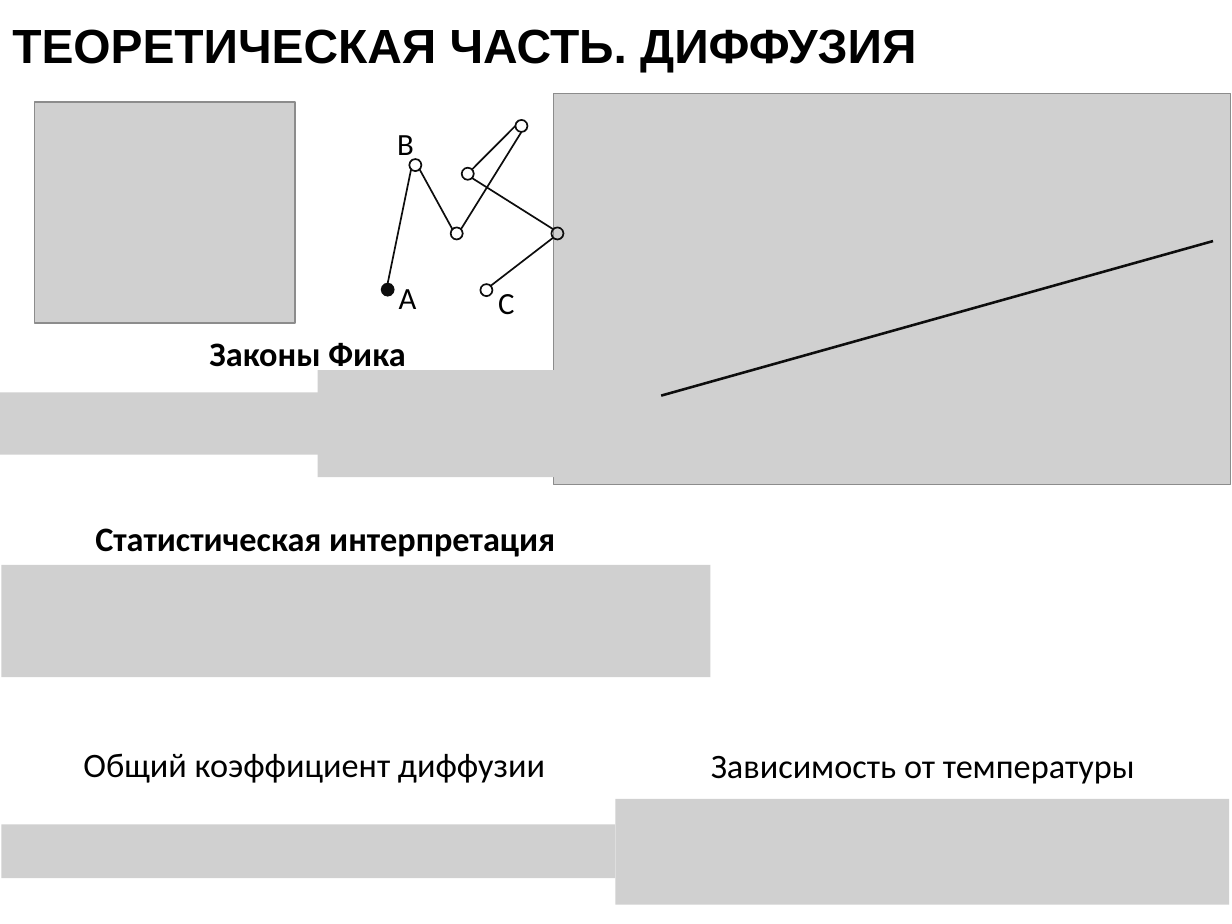
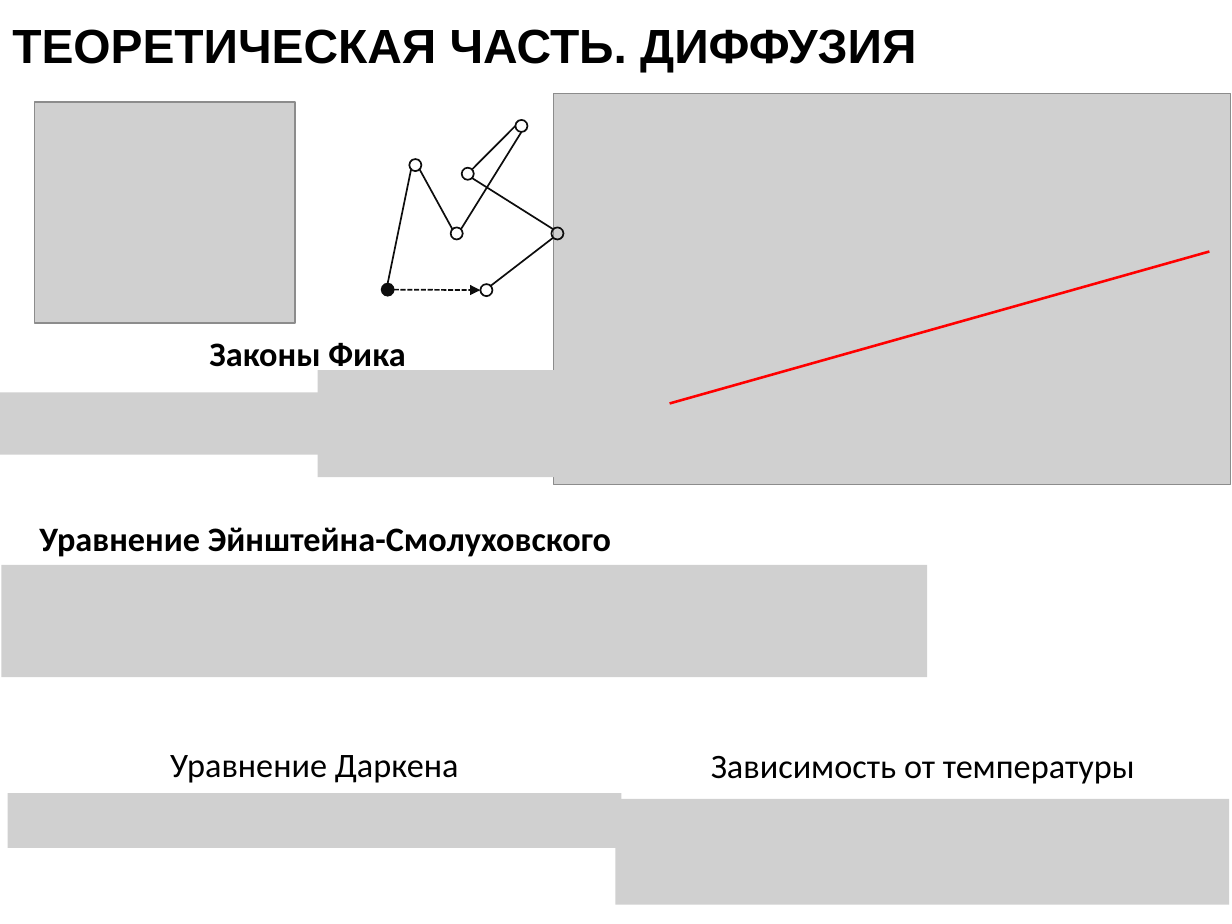
Before and after one commit to EnglishBeach/Diplom-work, a slide deck: slide 4 of Статья/Презентация.pptx. Drawn at 1232x924 pixels with LibreOffice and Linux fonts; fonts in the diff are those of the drawing; grey boxes stand for pictures; background and template pictures are left out. Boxes give left, top, right and bottom in pixels: in the first picture for what was removed or moved away, otherwise in the second. Text is boxed around its words. In the diff, an @@ line names an element or a change of style, - is before the commit and + after.

```diff
--- a/Статья/Презентация.pptx
+++ b/Статья/Презентация.pptx
@@ text removed at bbox=[397, 135, 414, 163] @@
-B
@@ line moved from (662, 395) - (1214, 241) to (670, 403) - (1210, 251) @@
@@ line (670, 403) - (1210, 251): stroke #0D0D0D 1.5 pt to #FF0000 1.5 pt @@
@@ arrow added from (394, 290) to (480, 291), #0D0D0D 1 pt dashed @@
@@ text removed at bbox=[399, 289, 417, 309] @@
-A
@@ text removed at bbox=[498, 294, 514, 315] @@
-C
@@ text at bbox=[39, 527, 611, 557]: text changed @@
-Статистическая интерпретация
+Уравнение Эйнштейна-Смолуховского
@@ picture: place and size @@
-picture at bbox=[1, 565, 711, 678]
+picture at bbox=[1, 565, 926, 678]
@@ text at bbox=[170, 755, 459, 783]: text changed @@
-Общий коэффициент диффузии
+Уравнение Даркена
@@ picture: place and size @@
-picture at bbox=[1, 824, 615, 878]
+picture at bbox=[7, 793, 621, 849]
```
Also in this commit, not shown: 5 other slides changed, 2 other files.
